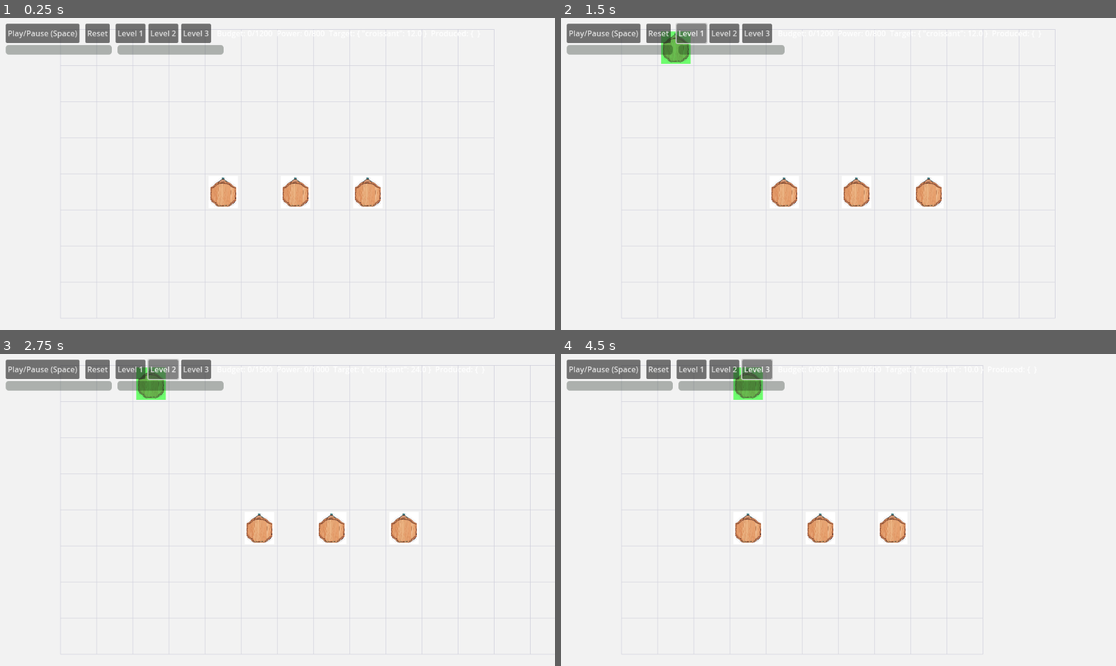
Above: before the commit, frames 1-4 (two rows, left to right).
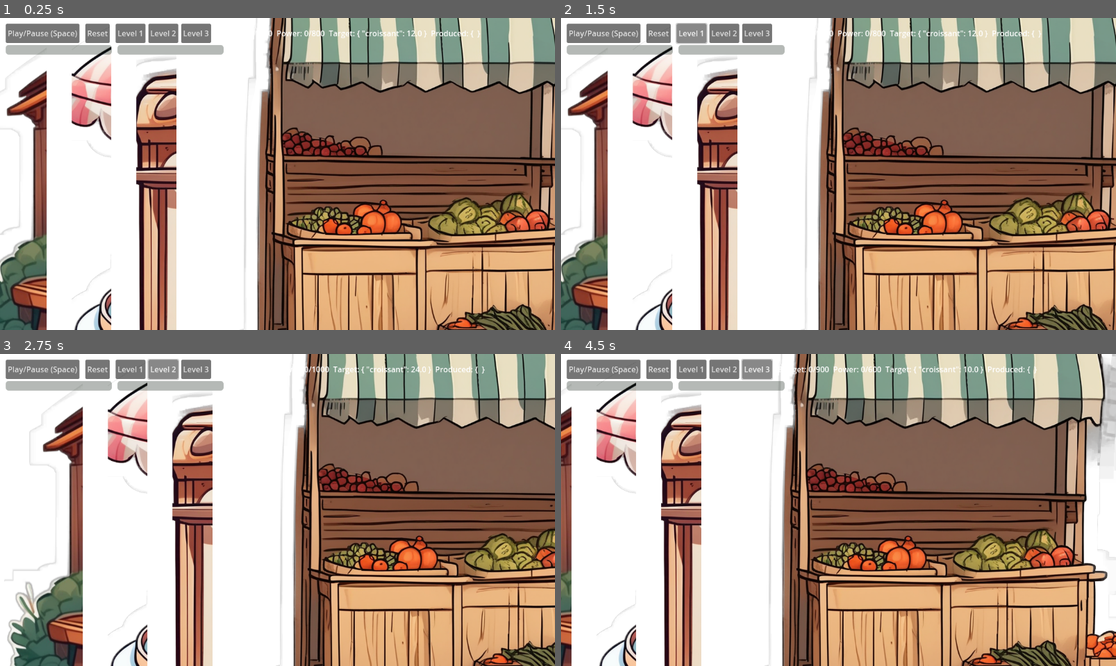
Above: after the commit, the same moments.

Repository: armanewy/cozy-factory
Game: Godot game, scene res://scenes/Main.tscn
Two runs of this game, one before a commit and one after it. Both use one fixed random seed, a clock stepped at 60 frames per second and the inputs below.
Inputs:
- Up to frame 1 (0.25 s): no input
- Up to frame 2 (1.5 s): click "Level 1" at 0.5 s; click "Level 1" at 1.25 s
- Up to frame 3 (2.75 s): click "Level 2" at 2 s
- Up to frame 4 (4.5 s): click "Level 3" at 2.75 s; click "Level 2" at 3.5 s; click "Level 3" at 4.25 s

The runs differ from the first frame. In frame 1, 65% of the frame differs, in the area x 0-100%, y 0-100%; in frame 2, 66%; in frame 3, 61%; in frame 4, 67%.
Error before the commit: Parse Error: Used space character for indentation instead of tab as used before in the file. (res://scripts/machine.gd:86)

Commit message:
style(gdscript): fix remaining mixed indentation to tabs in machine.gd (texture path block and _fit_sprite)

Diff:
--- a/cozy-factory-puzzle/scripts/machine.gd
+++ b/cozy-factory-puzzle/scripts/machine.gd
@@ -84,16 +84,16 @@
 		"oven": path = "res://assets/cards/oven.png"
 		"seller": path = "res://assets/cards/market.png"
 		_: path = ""
-    if path != "" and ResourceLoader.exists(path):
-        return load(path)
-    return null
+	if path != "" and ResourceLoader.exists(path):
+		return load(path)
+	return null
 
 func _fit_sprite() -> void:
-    if _sprite == null or _sprite.texture == null or grid == null: return
-    var sz: Vector2i = footprint
-    var target_w: float = float(grid.cell_size) * float(sz.x)
-    var target_h: float = float(grid.cell_size) * float(sz.y)
-    var tw: float = float(_sprite.texture.get_width())
-    var th: float = float(_sprite.texture.get_height())
-    var s: float = min(target_w / tw, target_h / th) * 0.9
-    _sprite.scale = Vector2(s, s)
+	if _sprite == null or _sprite.texture == null or grid == null: return
+	var sz: Vector2i = footprint
+	var target_w: float = float(grid.cell_size) * float(sz.x)
+	var target_h: float = float(grid.cell_size) * float(sz.y)
+	var tw: float = float(_sprite.texture.get_width())
+	var th: float = float(_sprite.texture.get_height())
+	var s: float = min(target_w / tw, target_h / th) * 0.9
+	_sprite.scale = Vector2(s, s)
